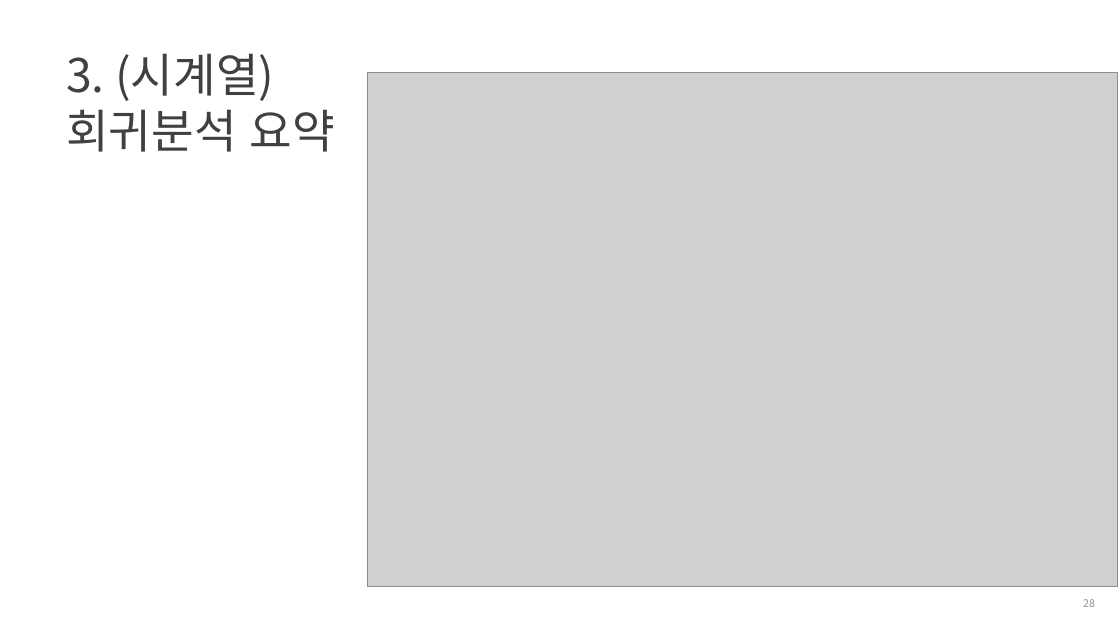
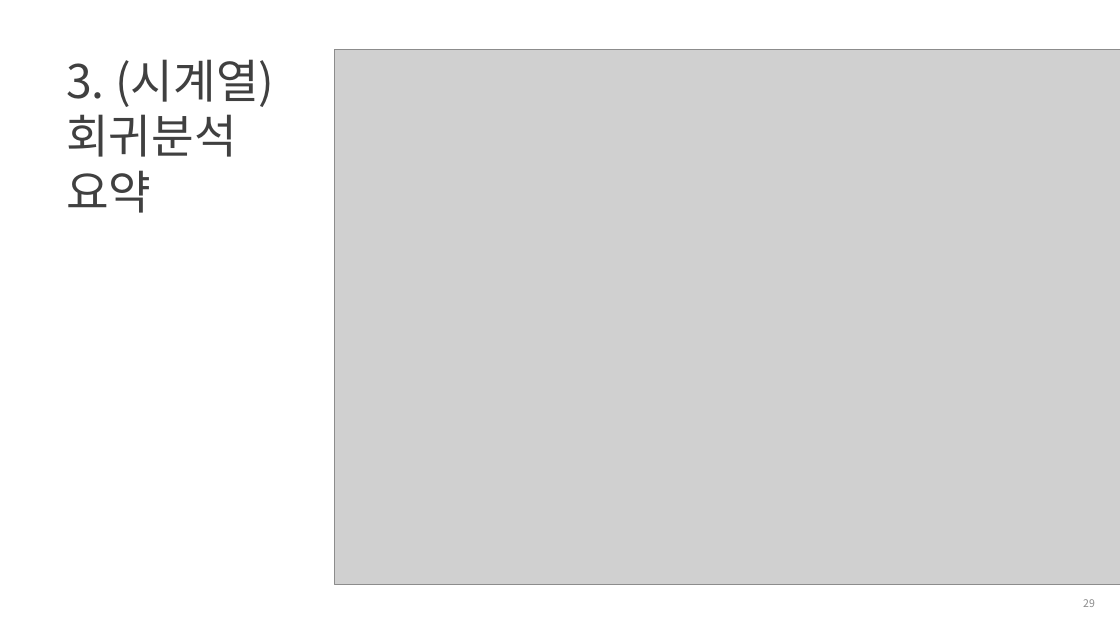
Before and after one commit to cheonbi/TimeSeriesAnalysis, a slide deck: slide 29 of Shared/[FastCampus] 3주차_강의자료_김경원박사.pptx (slide 28 before the commit). Drawn at 1120x630 pixels with LibreOffice and Linux fonts; fonts in the diff are those of the drawing; grey boxes stand for pictures; background and template pictures are left out. Boxes give left, top, right and bottom in pixels: in the first picture for what was removed or moved away, otherwise in the second. Text is boxed around its words. In the diff, an @@ line names an element or a change of style, - is before the commit and + after.

```diff
--- a/Shared/[FastCampus] 3주차_강의자료_김경원박사.pptx
+++ b/Shared/[FastCampus] 3주차_강의자료_김경원박사.pptx
@@ title "3. (시계열) 회귀분석 요약" rewrapped from (x1=66, y1=53, x2=335, y2=152) to (x1=66, y1=59, x2=274, y2=213) @@
@@ picture resized from (x1=368, y1=72, x2=1118, y2=587) to (x1=335, y1=50, x2=1120, y2=584) @@
```
Also in this commit, not shown: 6 other slides changed, 1 slide added, 11 other files.
